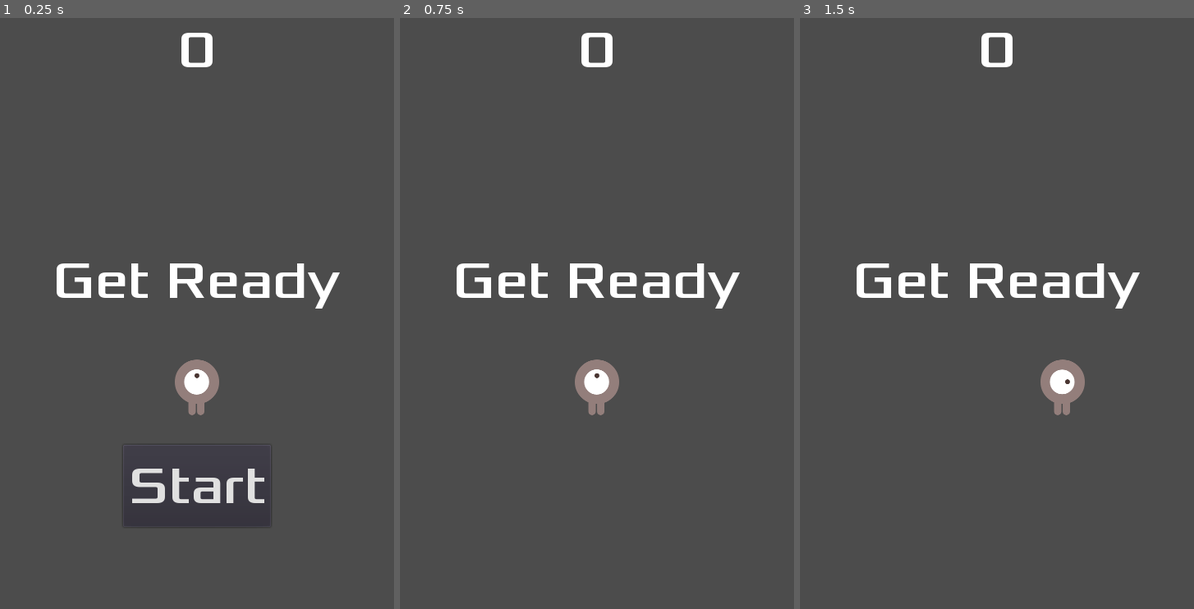
Above: before the commit, frames 1-3 (left to right).
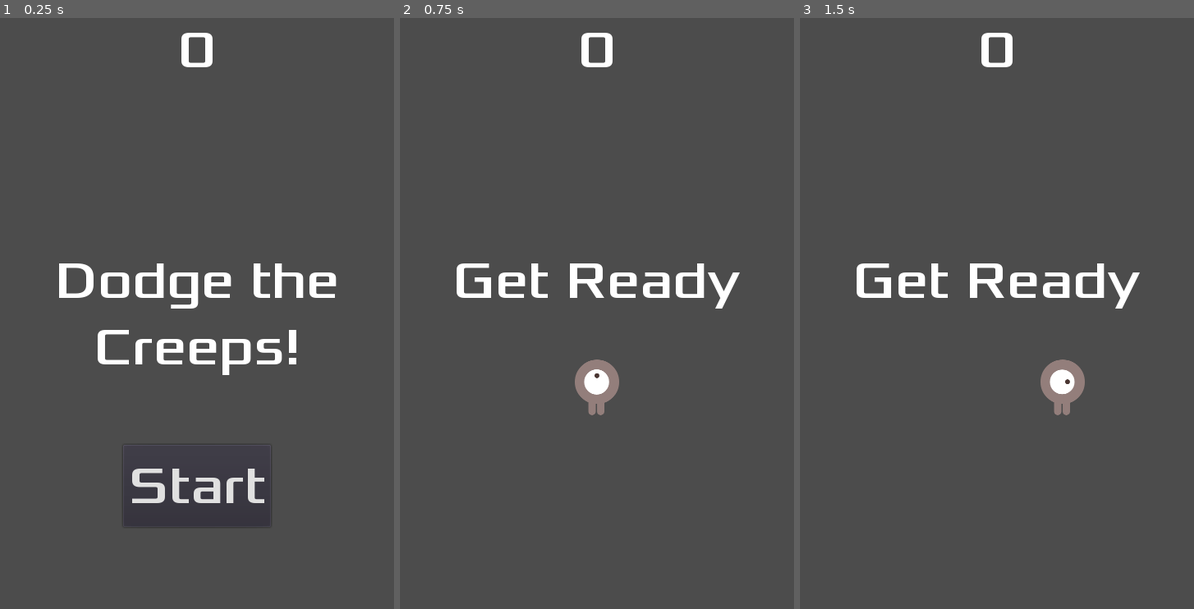
Above: after the commit, the same moments.

Repository: clanam/godot-00-tutorial
Game: Godot game, scene res://Main.tscn
Two runs of this game, one before a commit and one after it. Both use one fixed random seed, a clock stepped at 60 frames per second and the inputs below.
Inputs:
- Up to frame 1 (0.25 s): no input
- Up to frame 2 (0.75 s): click "Start" at 0.5 s
- Up to frame 3 (1.5 s): tap Enter at 1.25 s; hold Right (ui_right) from 1.28 s (still down)

The runs differ from the first frame. In frame 1, 3.6% of the frame differs, in the area x 14-87%, y 41-68%; in frame 2, nothing differs; in frame 3, nothing differs.

Commit message:
[🙅‍♀️] only start new game when button is pressed

Diff:
--- a/Main.gd
+++ b/Main.gd
@@ -23,7 +23,6 @@
 func _ready():
 	# Make sure a new random seed is used each time.
 	randomize()
-	new_game()
 
 
 func _on_MobTimer_timeout():
